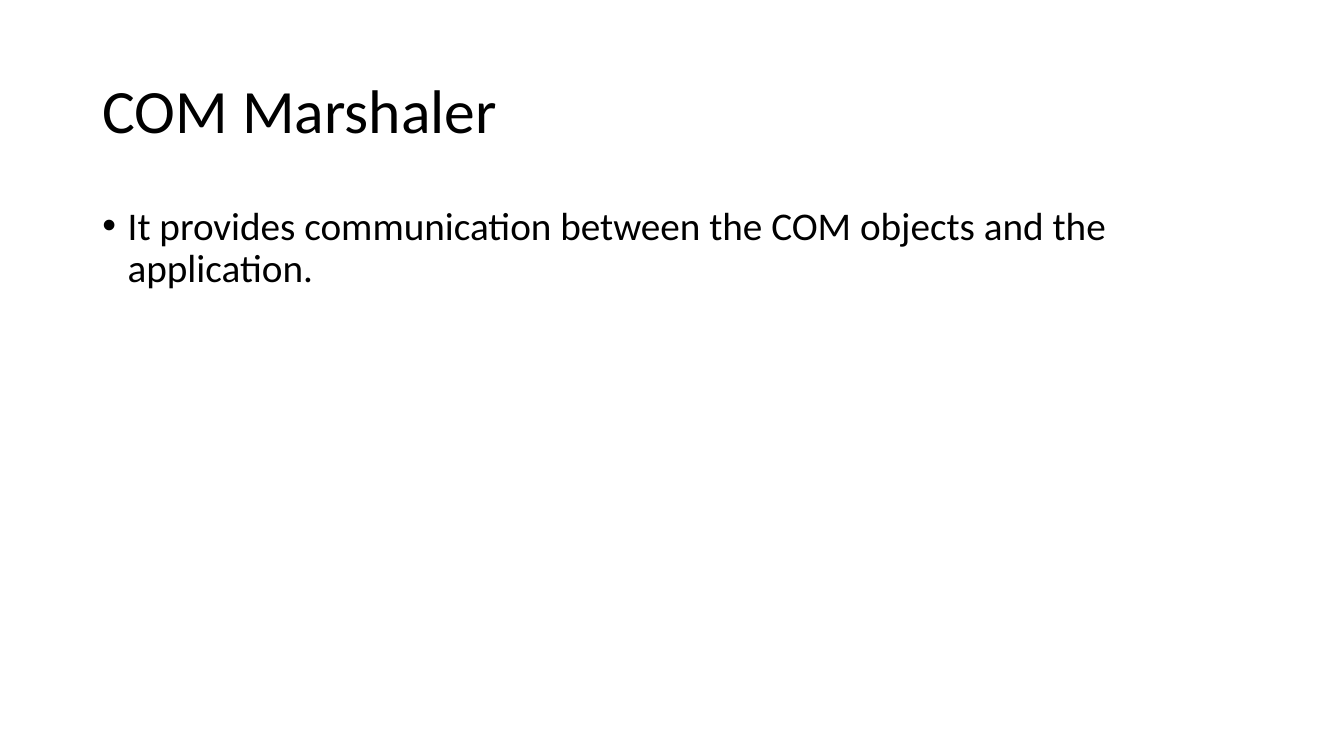
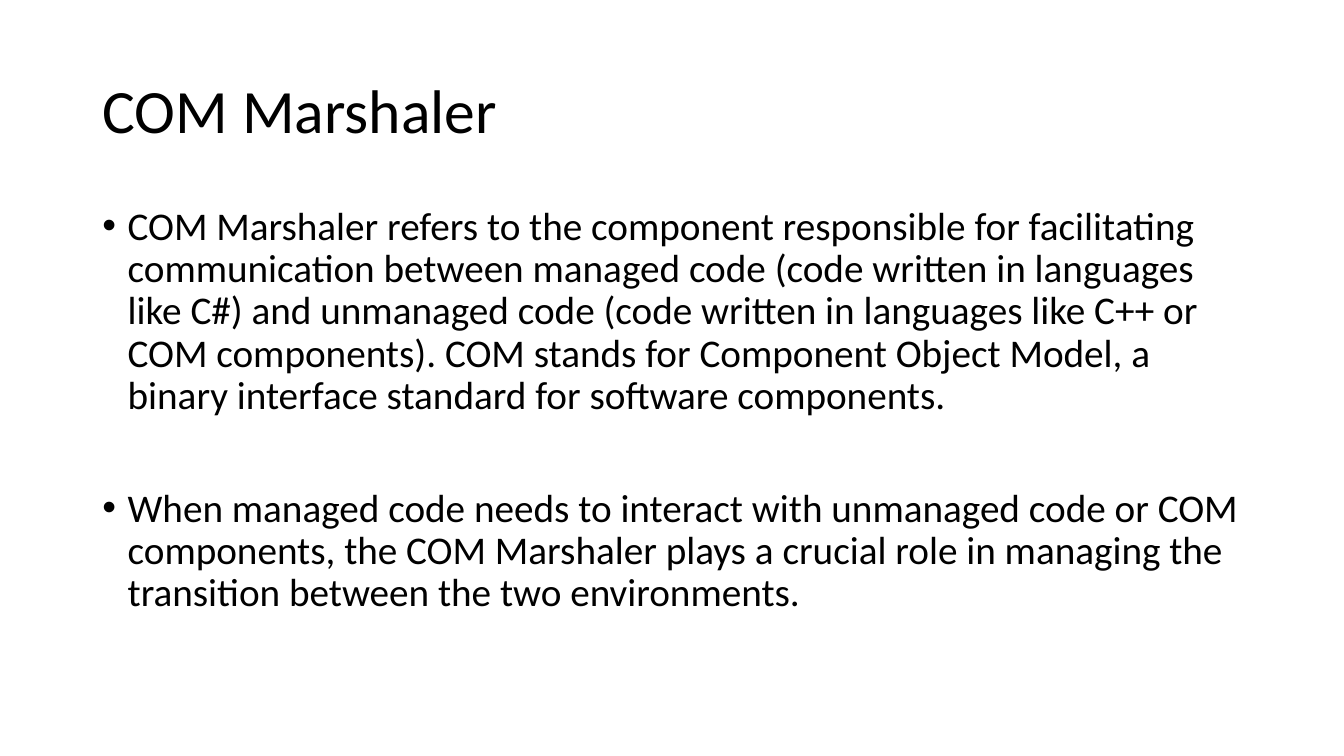
Before and after one commit to l0tus-biswas/dotnet-learning-epam, a slide deck: slide 20 of .NET/.NET Learning.pptx. Drawn at 1344x756 pixels with LibreOffice and Linux fonts; fonts in the diff are those of the drawing. Boxes give left, top, right and bottom in pixels: in the first picture for what was removed or moved away, otherwise in the second. Text is boxed around its words. In the diff, an @@ line names an element or a change of style, - is before the commit and + after.

Commit message:
.net ppt modified

```diff
--- a/.NET/.NET Learning.pptx
+++ b/.NET/.NET Learning.pptx
@@ text at [128,212,1238,607]: text changed @@
-• It provides communication between the COM objects and the application.
+• COM Marshaler refers to the component responsible for facilitating communication between managed code (code written in languages like C#) and unmanaged code (code written in languages like C++ or COM components). COM stands for Component Object Model, a binary interface standard for software components.
+• When managed code needs to interact with unmanaged code or COM components, the COM Marshaler plays a crucial role in managing the transition between the two environments.
```
